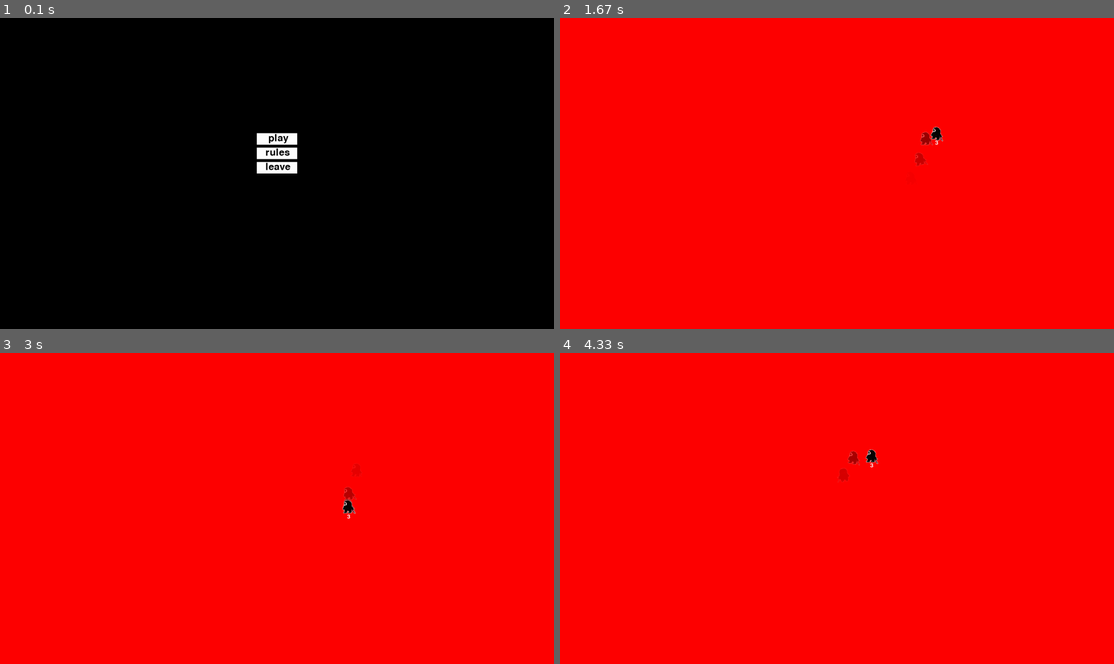
Above: before the commit, frames 1-4 (two rows, left to right).
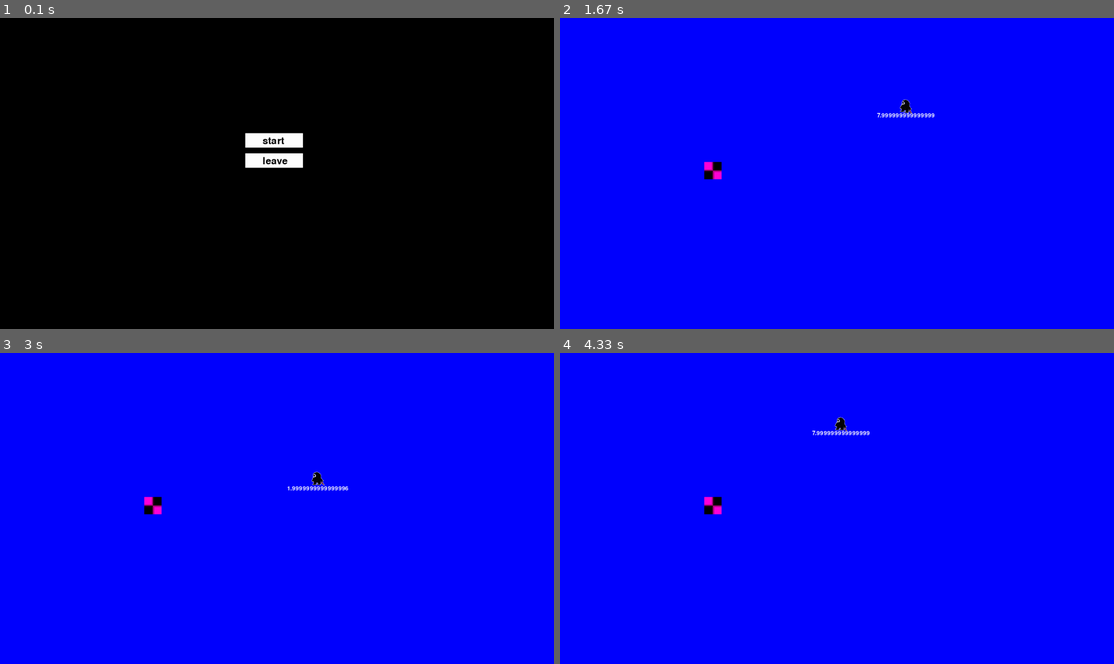
Above: after the commit, the same moments.

Repository: myatnyi/pygame-project
Game: pygame game, started from main.py
The game is run twice, just before and just after one commit, with the same random seed, the same clock (stepped at 60 frames per second) and the same inputs.
Inputs (mouse positions are in pixels of both pictures, inside the frame that each line leads up to):
- Up to frame 1 (0.1 s): no input
- Up to frame 2 (1.67 s): click (831, 139) at 0.38 s, where only the run after the commit has a clickable "start"; hold Right 0.67-1.13 s; move the mouse to (814, 89) at 0.7 s; hold Up 1.17-1.47 s; hold Right from 1.5 s (still down)
- Up to frame 3 (3 s): release Right at 1.97 s; hold Left 2-2.53 s; hold Down 2.57-2.87 s; tap Space at 2.9 s
- Up to frame 4 (4.33 s): hold Left 3.23-3.63 s; hold Up 3.67-4.03 s; hold Right from 4.07 s (still down)

The runs differ from the first frame. In frame 1, 0.9% of the frame differs, in the area x 44-55%, y 36-50%; in frame 2, 100%, in the area x 0-100%, y 0-100%; in frame 3, 100%; in frame 4, 100%.

Commit message:
коллизия

Diff:
--- a/main.py
+++ b/main.py
@@ -19,9 +19,10 @@
     ATTACK = 2
     SHIELD = 3
     ROLL = 4
-
-
-class Entity(pygame.sprite.Sprite):
+    DEAD = 5
+
+
+class Object(pygame.sprite.Sprite):
     def __init__(self, prev_img, x, y, all_sprites):
         super().__init__(all_sprites)
         self.img = self.load_image(prev_img)
@@ -35,7 +36,7 @@
     def load_image(self, name):
         fullname = os.path.join('data', name)
         if not os.path.isfile(fullname):
-            fullname = os.path.join('data', 'notexture.png')
+            fullname = os.path.join(os.getcwd(), 'data', 'notexture.png')
         image = pygame.image.load(fullname)
         return image
 
@@ -59,8 +60,8 @@
         self.image = frames[math.trunc(self.cur_frame)]
 
 
-class MovementObject(Entity):
-    def __init__(self, prev_img, x, y, all_sprites):
+class Entity(Object):
+    def __init__(self, prev_img, x, y, all_sprites, *inter_objs, obstacle_level=[]):
         super().__init__(prev_img, x, y, all_sprites)
         self.MAX_SPEED = 0
         self.ACCELERATION = 0
@@ -68,24 +69,36 @@
         self.GRAVITY = 0
         self.FALL_GRAVITY = 0
         self.BOUNCE_FORCE = 0
-        self.direction = pygame.math.Vector2(0, 0)
-        self.velocity = pygame.math.Vector2(0, 0)
+        self.MAX_HP = 0
+        self.hp = 0
+        self.direction = pygame.math.Vector2()
+        self.velocity = pygame.math.Vector2()
         self.bounce_vel = 0
         self.bounce_dist = 0
-
-    def update(self):
-        super().update()
-        self.move_towards()
-        self.bounce_towards()
-
-    def move_towards(self):
+        self.obstacle_level = obstacle_level
+        self.inter_objs = inter_objs
+        self.walk_hitbox = pygame.rect.Rect((self.rect.x, int(self.rect.y + self.rect.height * 0.8), self.rect.width,
+                                             (self.rect.height * 0.2)))
+        self.position_before_colliding = self.rect
+
+    def update(self):
+        self.position_before_colliding = self.rect
+        self.walk_hitbox = pygame.rect.Rect((self.rect.x, int(self.rect.y + self.rect.height * 0.8), self.rect.width,
+                                             (self.rect.height * 0.2)))
+        self.collision_obstacle()
+        self.collision_interact()
+
+    def move_towards(self, max_speed, acceleration):
         if self.direction.length() != 0:
             direction = self.direction.normalize()
-            self.velocity += self.ACCELERATION * direction
-            if self.velocity.length() >= self.MAX_SPEED:
-                self.velocity.scale_to_length(self.MAX_SPEED)
+            self.velocity += acceleration * direction
+            if self.velocity.length() >= max_speed:
+                self.velocity.scale_to_length(max_speed)
         elif self.velocity.length() != 0:
-            self.velocity.scale_to_length(math.trunc(self.velocity.length() * self.FRICTION))
+            if math.trunc(self.velocity.length() * self.FRICTION) == 0:
+                self.velocity = pygame.math.Vector2()
+            else:
+                self.velocity.scale_to_length(math.trunc(self.velocity.length() * self.FRICTION))
         self.rect = self.rect.move(self.velocity.x, self.velocity.y)
 
     def bounce_towards(self):
@@ -99,17 +112,41 @@
         self.image = pygame.transform.rotate(self.image, math.sin(pygame.time.get_ticks() / speed) * angle)
         self.rect = self.image.get_rect().move(self.rect.x, self.rect.y)
 
-
-class Player(MovementObject):
-    def __init__(self, prev_img,  x, y, all_sprites):
-        # загрузка анимаций
-        self.idle_sheet = self.load_animation('chr-idle', 5)
-        self.walk_sheet = self.load_animation('chr-walk', 5)
-        self.attack_sheet = self.load_animation('chr-attack', 1)
-        self.shield_sheet = self.load_animation('chr-shield', 1)
-        self.roll_sheet = self.load_animation('chr-roll', 1)
-        # инит
-        super().__init__(prev_img, x, y, all_sprites)
+    def load_animation(self, base, columns):
+        sheets = []
+        img = self.load_image(f'{base}-right.png')
+        sheets.append(self.cut_sheet(img, columns, 1))
+        img = self.load_image(f'{base}-down.png')
+        sheets.append(self.cut_sheet(img, columns, 1))
+        img = self.load_image(f'{base}-left.png')
+        sheets.append(self.cut_sheet(img, columns, 1))
+        img = self.load_image(f'{base}-left-up.png')
+        sheets.append(self.cut_sheet(img, columns, 1))
+        img = self.load_image(f'{base}-up.png')
+        sheets.append(self.cut_sheet(img, columns, 1))
+        img = self.load_image(f'{base}-right-up.png')
+        sheets.append(self.cut_sheet(img, columns, 1))
+        return sheets
+
+    def collision_obstacle(self):
+        for obstacle in self.obstacle_level:
+            if self.walk_hitbox.colliderect(obstacle):
+                self.velocity = pygame.math.Vector2()
+                self.rect = self.position_before_colliding
+
+    def collision_interact(self):
+        for inter in self.inter_objs:
+            for sprite in inter:
+                for obj in pygame.sprite.spritecollide(self, sprite, False, pygame.sprite.collide_mask):
+                    self.interact(obj)
+
+    def interact(self, obj):
+        pass
+
+
+class Enemy(Entity):
+    def __init__(self, prev_img, x, y, all_sprites, *inter_objs, obstacle_level=[]):
+        super().__init__(prev_img, x, y, all_sprites, *inter_objs, obstacle_level=[])
         self.state = PlayerSM.IDLE
         self.MAX_SPEED = 8
         self.ACCELERATION = 2
@@ -117,18 +154,50 @@
         self.GRAVITY = 0.9
         self.FALL_GRAVITY = 0.75
         self.BOUNCE_FORCE = 4
+        self.MAX_HP = 10
+        self.hp = self.MAX_HP
         self.particles = pygame.sprite.Group()
 
     def update(self):
+        if self.hp <= 0:
+            self.kill()
+
+
+class Player(Entity):
+    def __init__(self, prev_img, x, y, all_sprites, *inter_objs, obstacle_level=[]):
+        # загрузка анимаций
+        self.idle_sheet = self.load_animation('chr-idle', 5)
+        self.walk_sheet = self.load_animation('chr-walk', 5)
+        self.attack_sheet = self.load_animation('chr-attack', 5)
+        self.shield_sheet = self.load_animation('chr-shield', 1)
+        self.roll_sheet = self.load_animation('chr-roll', 1)
+        dead_img = self.load_image(f'chr-dead')
+        self.dead_sheet = self.cut_sheet(dead_img, 1, 1)
+        # инит
+        super().__init__(prev_img, x, y, all_sprites, obstacle_level, inter_objs)
+        self.state = PlayerSM.IDLE
+        self.MAX_SPEED = 8
+        self.ACCELERATION = 2
+        self.FRICTION = 0.9
+        self.GRAVITY = 0.9
+        self.FALL_GRAVITY = 0.75
+        self.BOUNCE_FORCE = 4
+        self.MAX_HP = 10
+        self.hp = self.MAX_HP
+        self.particles = pygame.sprite.Group()
+
+    def update(self):
+        previous_state = self.state
+        self.position_before_colliding = self.rect
         match self.state:
             case PlayerSM.IDLE:
-                self.move_towards()
+                self.walk_towards()
                 self.attack()
                 self.shield()
                 self.roll()
                 self.idle_animation()
             case PlayerSM.WALK:
-                self.move_towards()
+                self.walk_towards()
                 self.attack()
                 self.shield()
                 self.roll()
@@ -139,36 +208,43 @@
                 self.attack_animation()
             case PlayerSM.SHIELD:
                 self.shield_animation()
+            case PlayerSM.DEAD:
+                self.death_animation()
+        if previous_state != self.state:
+            self.cur_frame = 0
+        if self.hp <= 0:
+            self.state = PlayerSM.DEAD
+        self.walk_hitbox = pygame.rect.Rect((self.rect.x, int(self.rect.y + self.rect.height * 0.8), self.rect.width,
+                                             (self.rect.height * 0.2)))
         self.count_frames += 1
-        self.draw_shadow()
         self.particles.update()
         self.particles.draw(screen)
-        self.info = self.determine_sheet()
+        self.info = self.velocity.length()
+        self.collision_obstacle()
+        self.collision_interact()
 
 # функции состояний
-    def move_towards(self):
+    def walk_towards(self):
         self.state = PlayerSM.WALK
         self.calculate_direction()
+        self.move_towards(self.MAX_SPEED, self.ACCELERATION)
         self.bounce_towards()
-        super().move_towards()
 
     def attack(self):
         button = pygame.mouse.get_pressed()
         if button[0]:
+            self.direction = self.mouse_vector()
             self.state = PlayerSM.ATTACK
-            self.cur_frame = 0
 
     def shield(self):
         button = pygame.mouse.get_pressed()
         if button[2]:
             self.state = PlayerSM.SHIELD
-            self.cur_frame = 0
 
     def roll(self):
         keys = pygame.key.get_pressed()
         if keys[pygame.K_SPACE]:
             self.state = PlayerSM.ROLL
-            self.cur_frame = 0
 
     def calculate_direction(self):
         key = pygame.key.get_pressed()
@@ -180,34 +256,20 @@
         if self.direction.length() == 0:
             self.state = PlayerSM.IDLE
 
-    def mouse_degree(self):
+    def mouse_vector(self):
         mouse_pos = pygame.mouse.get_pos()
         pos = (mouse_pos[0] - self.rect.x - self.rect.width // 2, mouse_pos[1] - self.rect.y - self.rect.height // 2)
         vector = pygame.math.Vector2(pos)
         if vector.length() != 0:
             vector = vector.normalize()
+        return vector
+
+    def mouse_degree(self):
+        vector = self.mouse_vector()
         return math.atan2(vector.y, vector.x) * 180 / math.pi + (360 if vector.y < 0 else 0)
 
     def draw_shadow(self):
-        if self.count_frames % 12 == 0:
-            self.particles.add(Shadow(self.image, self.rect.x, self.rect.y))
-
-# загрузка анимаций
-    def load_animation(self, base, columns):
-        sheets = []
-        img = self.load_image(f'{base}-right.png')
-        sheets.append(self.cut_sheet(img, columns, 1))
-        img = self.load_image(f'{base}-down.png')
-        sheets.append(self.cut_sheet(img, columns, 1))
-        img = self.load_image(f'{base}-left.png')
-        sheets.append(self.cut_sheet(img, columns, 1))
-        img = self.load_image(f'{base}-left-up.png')
-        sheets.append(self.cut_sheet(img, columns, 1))
-        img = self.load_image(f'{base}-up.png')
-        sheets.append(self.cut_sheet(img, columns, 1))
-        img = self.load_image(f'{base}-right-up.png')
-        sheets.append(self.cut_sheet(img, columns, 1))
-        return sheets
+        self.particles.add(Shadow(self.image, self.rect.x, self.rect.y))
 
 # анимации к состояниям
     def determine_sheet(self):
@@ -226,9 +288,14 @@
             self.bounce_vel += self.BOUNCE_FORCE
 
     def attack_animation(self):
-        # код
-        self.state = PlayerSM.IDLE
-        self.cur_frame = 0
+        self.draw_shadow()
+        self.change_frame(self.attack_sheet[self.determine_sheet()], 0.1 if 2 <= self.cur_frame < 4 else 0.5)
+        if self.cur_frame < 3:
+            self.move_towards(8, 4)
+        else:
+            self.move_towards(2, 1)
+        if self.cur_frame == 4:
+            self.state = PlayerSM.IDLE
 
     def roll_animation(self):
         # код
@@ -239,6 +306,15 @@
         # код
         self.state = PlayerSM.IDLE
         self.cur_frame = 0
+
+    def death_animation(self):
+        self.kill()
+
+    def interact(self, obj):
+        if self.state == PlayerSM.ATTACK:
+            obj.hp -= 1
+        self.velocity = pygame.math.Vector2()
+        self.rect = self.position_before_colliding
 
 
 class Shadow(pygame.sprite.Sprite):
@@ -246,12 +322,23 @@
         super().__init__()
         self.image = img.copy()
         self.rect = self.image.get_rect().move(x, y)
+        self.color_rect = pygame.mask.from_surface(self.image)
+        # вариант 1
+        # self.color = pygame.Color(255, pygame.time.get_ticks() % 255, pygame.time.get_ticks() % 255, 128)
+        # вариант 2
+        # self.color = pygame.Color(pygame.time.get_ticks() % 255, 0, 0, 128)
+        # вариант 3
+        # hsv = self.color.hsva
+        # self.color.hsva = (pygame.time.get_ticks() % 360, 75, 100, 50)
+        # не вариант
+        self.color = pygame.Color(255, 0, 0, 128)
         self.image.set_alpha(128)
 
     def update(self):
         if self.image.get_alpha() - 4 == 0:
             self.kill()
         else:
+            screen.blit(self.color_rect.to_surface(unsetcolor=(0, 0, 0, 0), setcolor=self.color), self.rect)
             self.image.set_alpha(self.image.get_alpha() - 4)
 
 
@@ -260,68 +347,81 @@
     sys.exit()
 
 
+class MenuSM(Enum):
+    MENU = 0
+    START = 1
+    RULES = 2
+    LEAVE = 3
+
+
+STATE = MenuSM.MENU
+
+
+def print_text(text, x, y):
+    font = pygame.font.Font(None, 50)
+    need_text = font.render(text, True, pygame.Color('black'))
+    screen.blit(need_text, (x, y))
+
+
+class Button:
+    def __init__(self, width, height, x, y, message, state):
+        self.width = width
+        self.height = height
+        self.inactive_color = 'white'
+        self.active_color = 'red'
+        self.x = x
+        self.y = y
+        self.message = message
+        self.state = state
+
+    def draw(self):
+        global STATE
+        pos = pygame.mouse.get_pos()
+        rect = pygame.draw.rect(screen, self.inactive_color, (self.x, self.y, self.width, self.height))
+        if rect.collidepoint(pos):
+            rect = pygame.draw.rect(screen, self.active_color, (self.x, self.y, self.width, self.height))
+        if pygame.mouse.get_pressed()[0] == 1 and rect.collidepoint(pos):
+            STATE = self.state
+        print_text(self.message, self.x + 60, self.y + 10)
+
+    def update(self):
+        pass
+
+
 def start_screen():
-    screen.fill('black')
-    font = pygame.font.Font(None, 50)
-    text_coord = 50
-
-    play_string_rendered = font.render('play', True, pygame.Color('black'))
-    play_intro_rect = play_string_rendered.get_rect()
-    play_intro_rect.x = 890
-    play_intro_rect.y = 400
-
-    rules_string_rendered = font.render('rules', True, pygame.Color('black'))
-    rules_intro_rect = play_string_rendered.get_rect()
-    rules_intro_rect.x = 890
-    rules_intro_rect.y = 450
-
-    leave_string_rendered = font.render('leave', True, pygame.Color('black'))
-    leave_intro_rect = play_string_rendered.get_rect()
-    leave_intro_rect.x = 890
-    leave_intro_rect.y = 500
-
+    start_game_btn = Button(200, 50, 850, 400, 'start', MenuSM.START)
+    leave_game_btn = Button(200, 50, 850, 470, 'leave', MenuSM.LEAVE)
     while True:
-        if play_intro_rect.x <= pygame.mouse.get_pos()[0] <= play_intro_rect.x + 140 and play_intro_rect.y <= \
-                pygame.mouse.get_pos()[1] <= play_intro_rect.y + 40:
-            pygame.draw.rect(screen, 'red', [play_intro_rect.x, play_intro_rect.y, 140, 40])
-        else:
-            pygame.draw.rect(screen, 'white', [play_intro_rect.x, play_intro_rect.y, 140, 40])
-        screen.blit(play_string_rendered, (play_intro_rect.x + 40, play_intro_rect.y))
-        if rules_intro_rect.x <= pygame.mouse.get_pos()[0] <= rules_intro_rect.x + 140 and rules_intro_rect.y <= \
-                pygame.mouse.get_pos()[1] <= rules_intro_rect.y + 40:
-            pygame.draw.rect(screen, 'red', [rules_intro_rect.x, rules_intro_rect.y, 140, 40])
-        else:
-            pygame.draw.rect(screen, 'white', [rules_intro_rect.x, rules_intro_rect.y, 140, 40])
-        screen.blit(rules_string_rendered, (rules_intro_rect.x + 30, rules_intro_rect.y))
-        if leave_intro_rect.x <= pygame.mouse.get_pos()[0] <= leave_intro_rect.x + 140 and leave_intro_rect.y <= \
-                pygame.mouse.get_pos()[1] <= leave_intro_rect.y + 40:
-            pygame.draw.rect(screen, 'red', [leave_intro_rect.x, leave_intro_rect.y, 140, 40])
-        else:
-            pygame.draw.rect(screen, 'white', [leave_intro_rect.x, leave_intro_rect.y, 140, 40])
-        screen.blit(leave_string_rendered, (leave_intro_rect.x + 30, leave_intro_rect.y))
-        pygame.display.update()
         for event in pygame.event.get():
             if event.type == pygame.QUIT:
                 terminate()
             elif event.type == pygame.KEYDOWN or \
                     event.type == pygame.MOUSEBUTTONDOWN:
                 return
+
+        if STATE != MenuSM.MENU:
+            return
+
+        start_game_btn.draw()
+        leave_game_btn.draw()
         pygame.display.flip()
         clock.tick(FPS)
 
 
 def game():
     all_sprites = pygame.sprite.Group()
+    enemies = pygame.sprite.Group()
     font = pygame.font.Font(None, 30)
-    player = Player('chr.png', WIDTH // 2, HEIGHT // 2, all_sprites)
+    enemy = Enemy('', 500, 500, (enemies, all_sprites))
+    player = Player('chr.png', WIDTH // 2, HEIGHT // 2, all_sprites, enemies, obstacle_level=[])
     while True:
         for event in pygame.event.get():
             if event.type == pygame.QUIT or event.type == pygame.KEYDOWN and event.key == pygame.K_ESCAPE:
                 terminate()
-        screen.fill('red')
-
+        screen.fill('blue')
         all_sprites.update()
-
+        if STATE != MenuSM.START:
+            return
         if DEBUG:
             string_rendered = font.render(str(player.info), True, 'white')
             intro_rect = string_rendered.get_rect()
@@ -334,5 +434,11 @@
 
 
 if __name__ == '__main__':
-    start_screen()
-    game()
+    while True:
+        match STATE:
+            case MenuSM.MENU:
+                start_screen()
+            case MenuSM.START:
+                game()
+            case MenuSM.LEAVE:
+                terminate()
Binary file changed: data/chr-idle-down.png
Binary file changed: data/chr-idle-up.png
